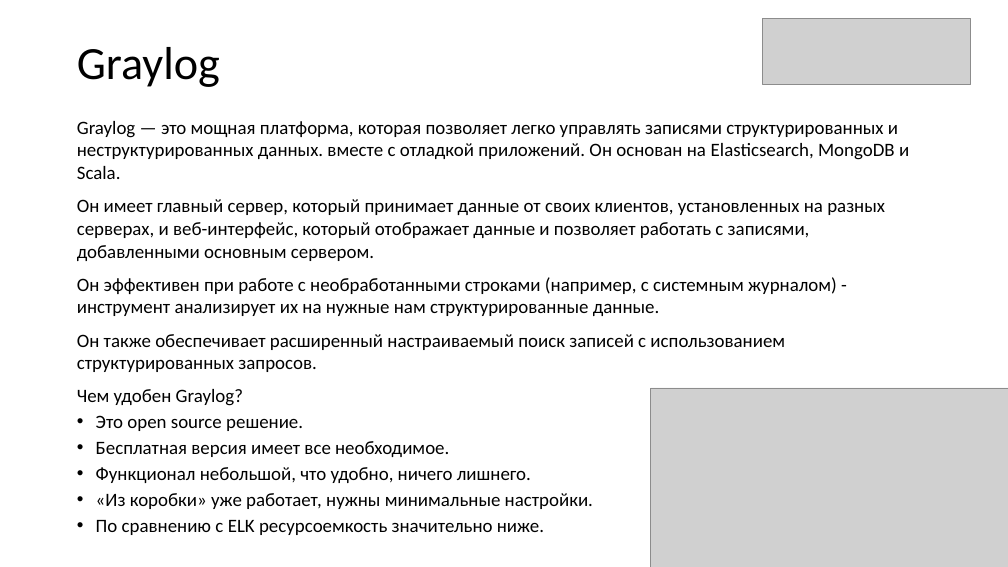
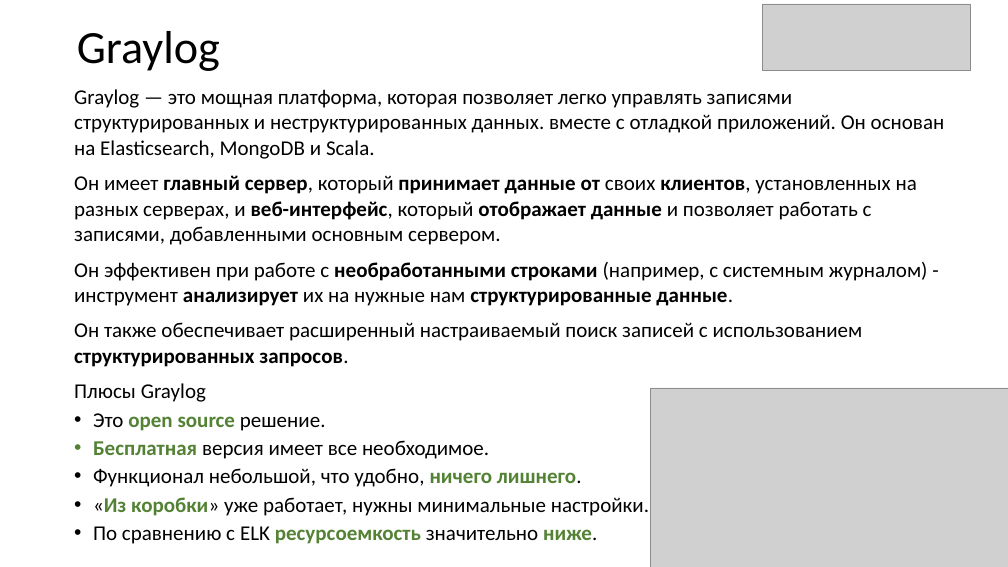
Before and after one commit to xtrueman/prog_instruments, a slide deck: slide 54 of presentations/Logging.pptx (slide 44 before the commit). Drawn at 1008x567 pixels with LibreOffice and Linux fonts; fonts in the diff are those of the drawing; grey boxes stand for pictures. Boxes give left, top, right and bottom in pixels: in the first picture for what was removed or moved away, otherwise in the second. Text is boxed around its words. In the diff, an @@ line names an element or a change of style, - is before the commit and + after.

```diff
--- a/presentations/Logging.pptx
+++ b/presentations/Logging.pptx
@@ title "Graylog": place and size @@
-title "Graylog" at [77,47,220,87]
+title "Graylog" at [77,31,220,71]
@@ picture: place and size @@
-picture at [763,19,971,85]
+picture at [763,4,971,70]
@@ text "Graylog — это мощная платформа, ...": place and size @@
-text "Graylog — это мощная платформа, ..." at [77,121,909,535]
+text "Graylog — это мощная платформа, ..." at [74,89,945,544]
@@ text at [74,89,945,544]: size 18 to 20 pt; bold on in "главный сервер, принимает данные от клиентов, веб-интерфейс, ...", "необработанными строками анализирует структурированные данны ...", "структурированных запросов.", "open source" and 4 more places; text colour #000000 to #548235 in "open source", "Бесплатная", "ничего лишнего.", "«Из коробки»" and 1 more places @@
@@ text at [74,383,206,402]: text changed; size 18 to 20 pt @@
-Чем удобен Graylog?
+Плюсы Graylog
```
Also in this commit, not shown: 20 other slides changed, 11 slides added, 1 other file.
